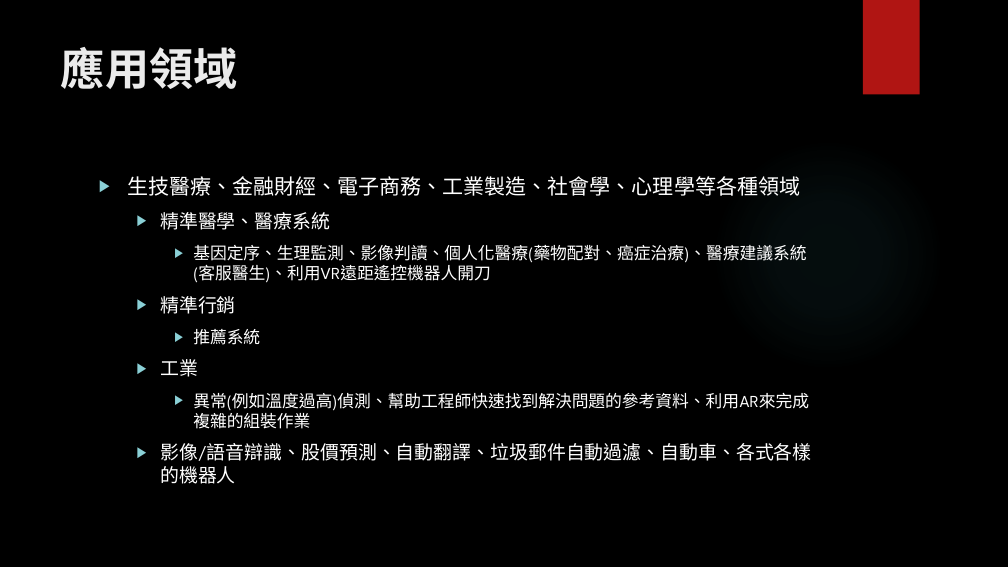
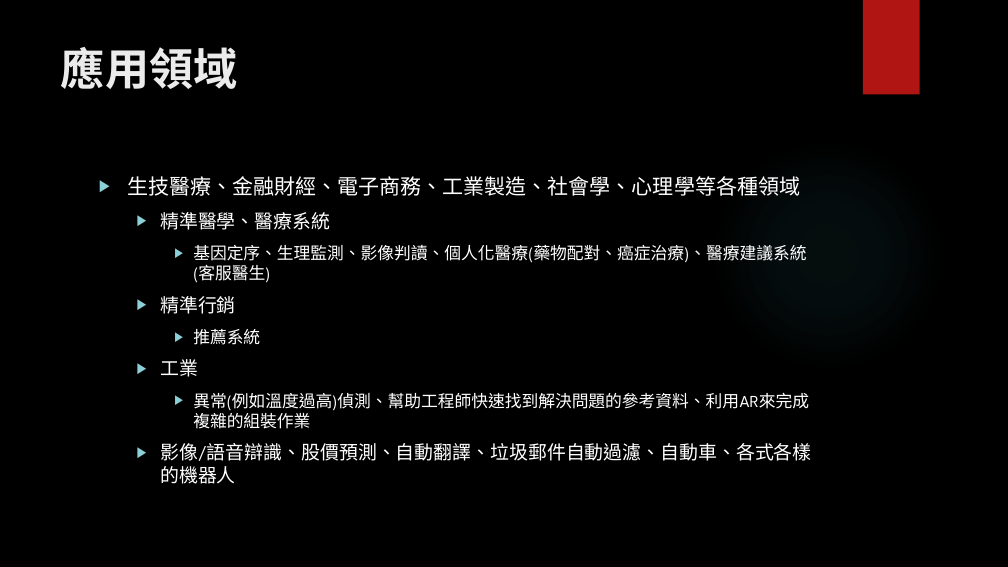
Before and after one commit to vincentman/machinelearn_my, a slide deck: slide 2 of machine learning introduction.pptx. Drawn at 1008x567 pixels with LibreOffice and Linux fonts; fonts in the diff are those of the drawing; background and template pictures are left out. Boxes give left, top, right and bottom in pixels: in the first picture for what was removed or moved away, otherwise in the second. Text is boxed around its words. In the diff, an @@ line names an element or a change of style, - is before the commit and + after.

Commit message:
修改：應用例子

```diff
--- a/machine learning introduction.pptx
+++ b/machine learning introduction.pptx
@@ text at (x1=193, y1=245, x2=806, y2=283): text changed @@
-    ▶ 基因定序、生理監測、影像判讀、個人化醫療(藥物配對、癌症治療)、醫療建議系統(客服醫生)、利用VR遠距遙控機器人開刀
+    ▶ 基因定序、生理監測、影像判讀、個人化醫療(藥物配對、癌症治療)、醫療建議系統(客服醫生)
```
